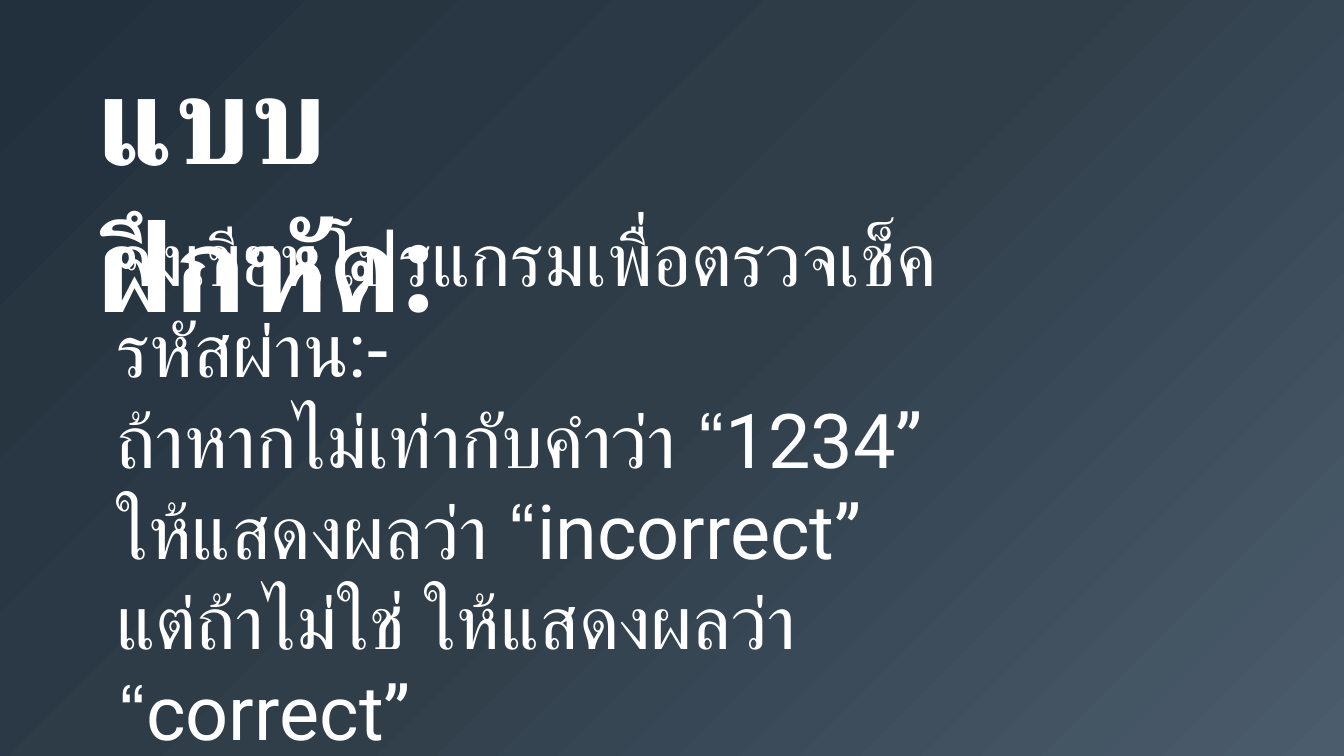
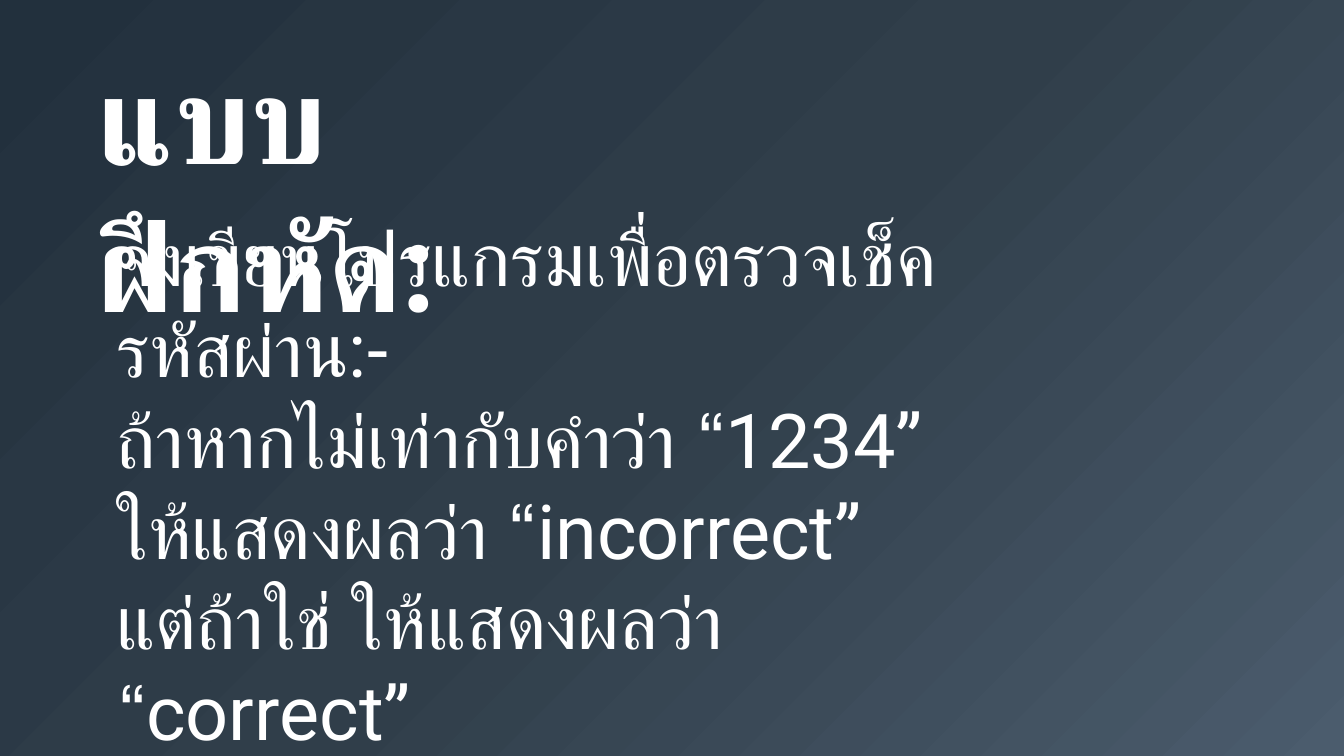
Before and after one commit to iamcmnut/moonlight-academy, a slide deck: slide 43 of course/Programming.for.Noobs/episode_5.0/ep5_presentation.pptx. Drawn at 1344x756 pixels with LibreOffice and Linux fonts; fonts in the diff are those of the drawing. Boxes give left, top, right and bottom in pixels: in the first picture for what was removed or moved away, otherwise in the second. Text is boxed around its words. In the diff, an @@ line names an element or a change of style, - is before the commit and + after.

```diff
--- a/course/Programming.for.Noobs/episode_5.0/ep5_presentation.pptx
+++ b/course/Programming.for.Noobs/episode_5.0/ep5_presentation.pptx
@@ text at [116,591,723,741]: text changed @@
-แต่ถ้าไม่ใช่ ให้แสดงผลว่า “correct”
+แต่ถ้าใช่ ให้แสดงผลว่า “correct”
```
Also in this commit, not shown: 3 other slides changed, 3 slides added.
